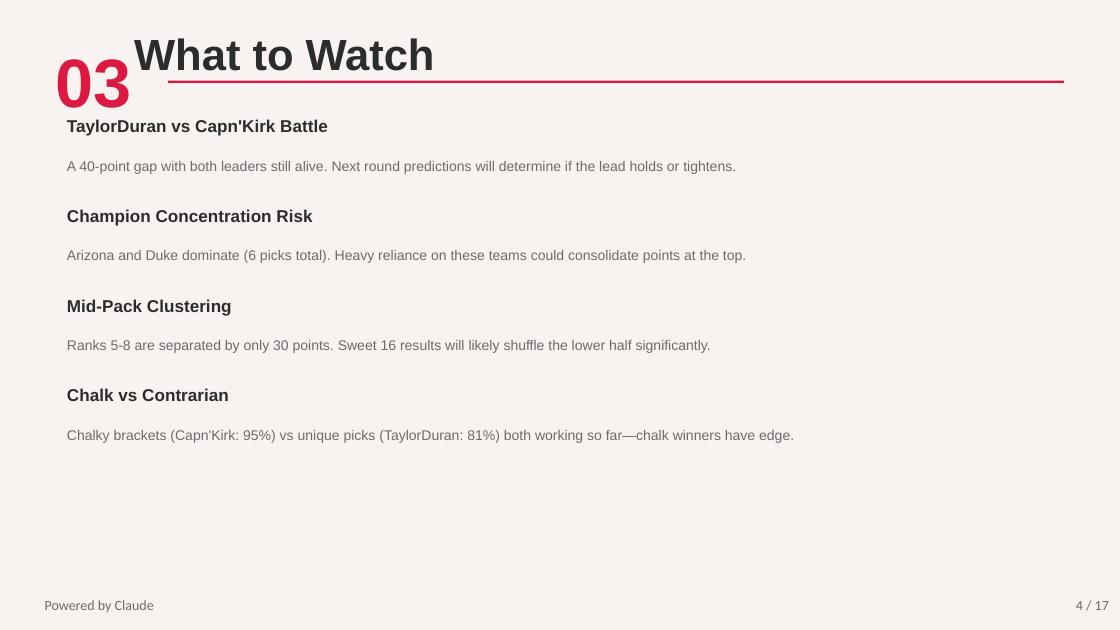
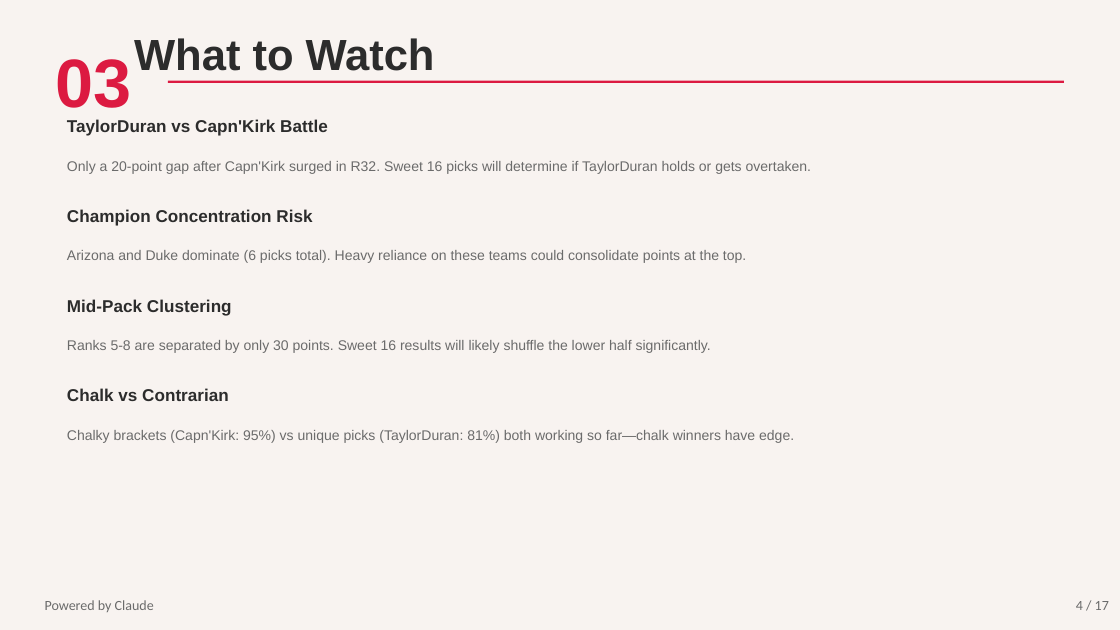
Before and after one commit to tdswim/Elons-Plugs-2026, a slide deck: slide 4 of Elons_Plugs_Deck.pptx. Drawn at 1120x630 pixels with LibreOffice and Linux fonts; fonts in the diff are those of the drawing. Boxes give left, top, right and bottom in pixels: in the first picture for what was removed or moved away, otherwise in the second. Text is boxed around its words. In the diff, an @@ line names an element or a change of style, - is before the commit and + after.

```diff
--- a/Elons_Plugs_Deck.pptx
+++ b/Elons_Plugs_Deck.pptx
@@ text at (x1=67, y1=161, x2=811, y2=174): text changed @@
-A 40-point gap with both leaders still alive. Next round predictions will determine if the lead holds or tightens.
+Only a 20-point gap after Capn'Kirk surged in R32. Sweet 16 picks will determine if TaylorDuran holds or gets overtaken.
```
Also in this commit, not shown: 10 other slides changed.
